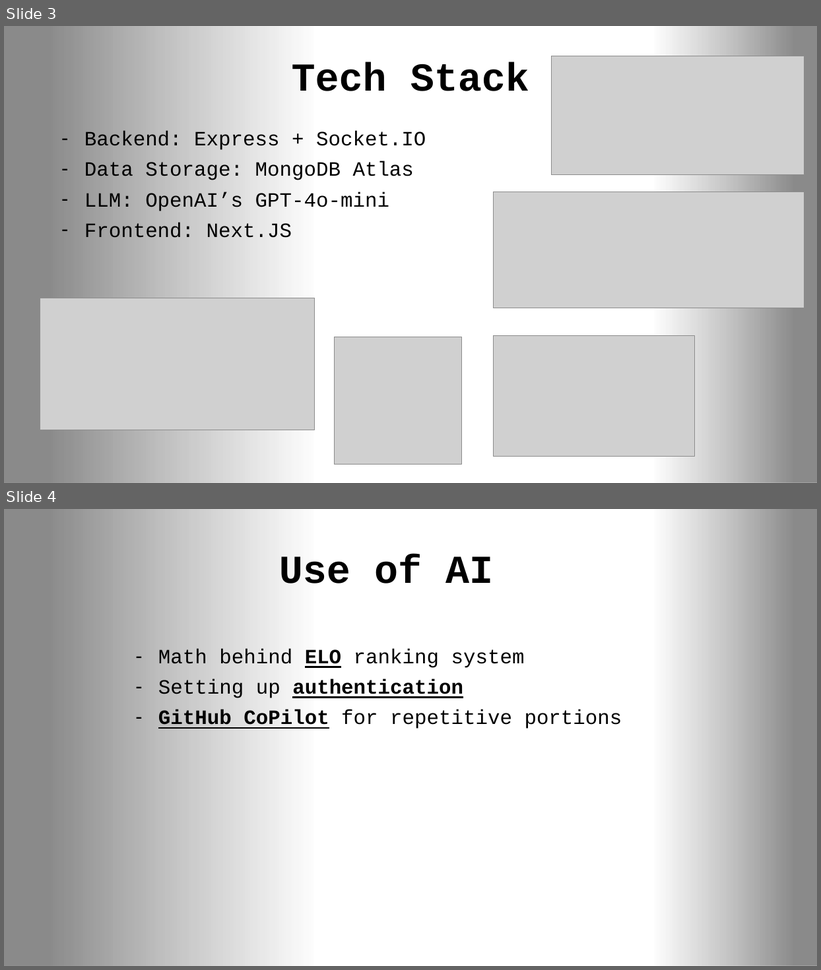
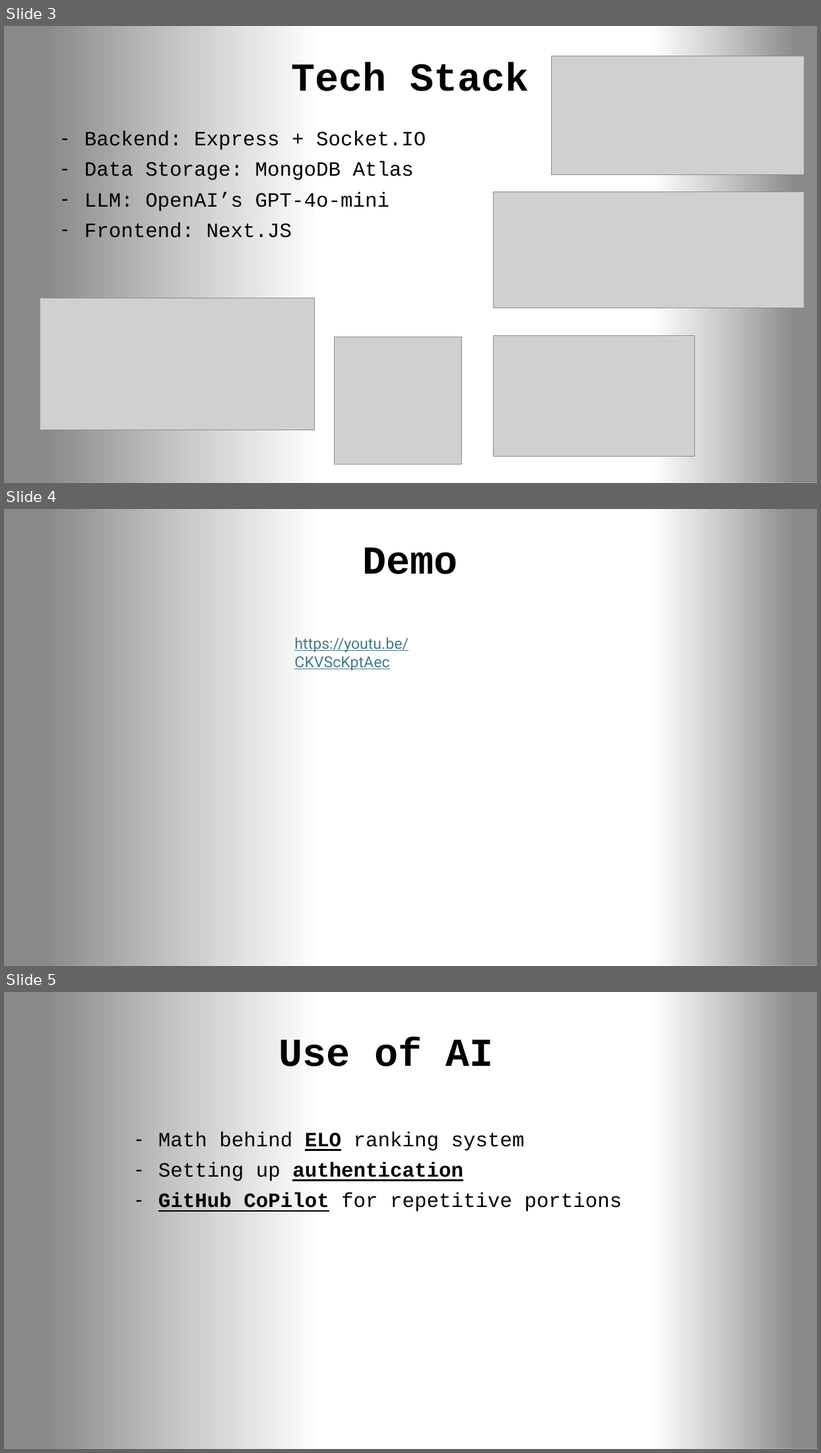
Before and after one commit to Jxl-s/LeetWrite, a slide deck: Presentation1.pptx. Shown one above the other, each under a label of ours: slides 3 and 4 before the commit, slides 3, 4 and 5 after it. The pictures are 821x970 and 821x1453 pixels, drawn with LibreOffice and Linux fonts; fonts in the diff are those of the drawing; grey boxes stand for pictures. Boxes give left, top, right and bottom in pixels: in the first picture for what was removed or moved away, otherwise in the second. Text is boxed around its words. In the diff, an @@ line names an element or a change of style, - is before the commit and + after.

Commit message:
update presentation demo link

```diff
--- a/Presentation1.pptx
+++ b/Presentation1.pptx
@@ slide 4 added at (4, 509, 817, 966), background #FFFFFF @@
@@ rectangle added at (4, 509, 314, 966), fill gradient #000000 @@
@@ rectangle added at (655, 509, 817, 966), fill gradient #000000 @@
@@ title added at (363, 547, 458, 574), 46.8 pt, text #000000, bold @@
+Demo
@@ text added at (294, 637, 409, 671), 18 pt, text #467886, underline @@
+https://youtu.be/CKVScKptAec
@@ what was slide 4 is now slide 5 @@
```
